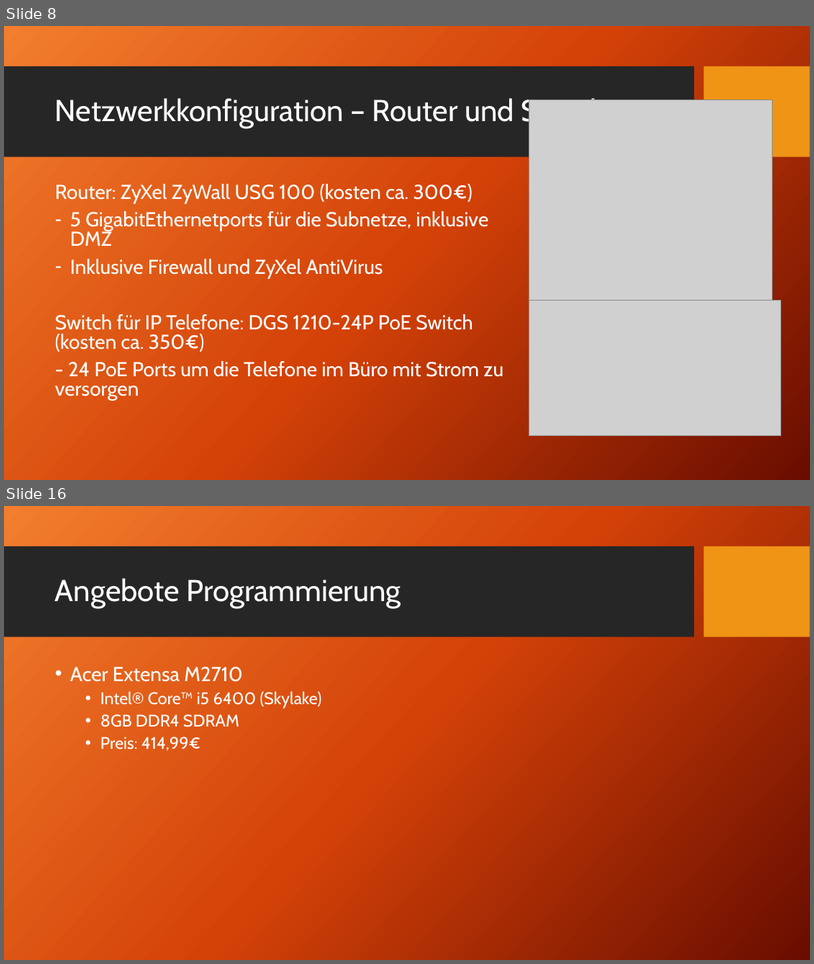
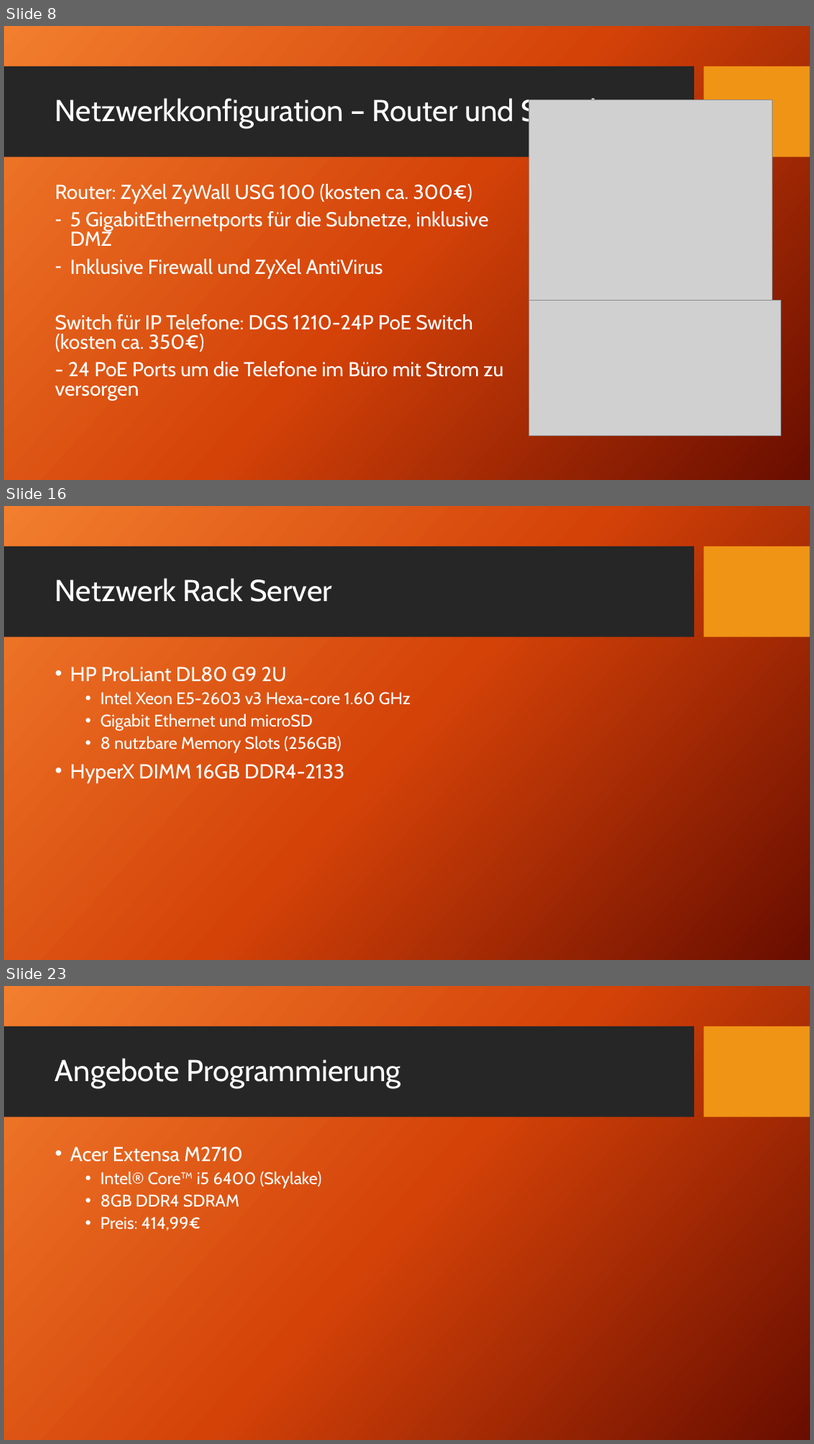
Before and after one commit to HaJaReDeluxe/mintBerryCrunchGames, a slide deck: Angebot für mintBerryCrunchGames GmbH Final.pptx. Shown one above the other, each under a label of ours: slides 8 and 16 before the commit, slides 8, 16 and 23 after it; the slides between them are not shown. The pictures are 814x964 and 814x1444 pixels, drawn with LibreOffice and Linux fonts; fonts in the diff are those of the drawing; grey boxes stand for pictures; background and template pictures are left out. Boxes give left, top, right and bottom in pixels: in the first picture for what was removed or moved away, otherwise in the second. Text is boxed around its words. In the diff, an @@ line names an element or a change of style, - is before the commit and + after.

```diff
--- a/Angebot für mintBerryCrunchGames GmbH Final.pptx
+++ b/Angebot für mintBerryCrunchGames GmbH Final.pptx
@@ slide 16 added at (4, 506, 810, 960), background picture (left out); not listed: 2 template elements that a slide beside it also shows @@
@@ title added at (55, 578, 332, 602), 36 pt, text #FFFFFF @@
+Netzwerk Rack Server
@@ text added at (70, 667, 411, 782), 20 pt, text #FFFFFF @@
+• HP ProLiant DL80 G9 2U
+  • Intel Xeon E5-2603 v3 Hexa-core 1.60 GHz
+  • Gigabit Ethernet und microSD
+  • 8 nutzbare Memory Slots (256GB)
+• HyperX DIMM 16GB DDR4-2133
@@ what was slide 16 is now slide 23 @@
```
Also in this commit, not shown: 10 slides changed, 8 other slides added, 1 slide removed.
